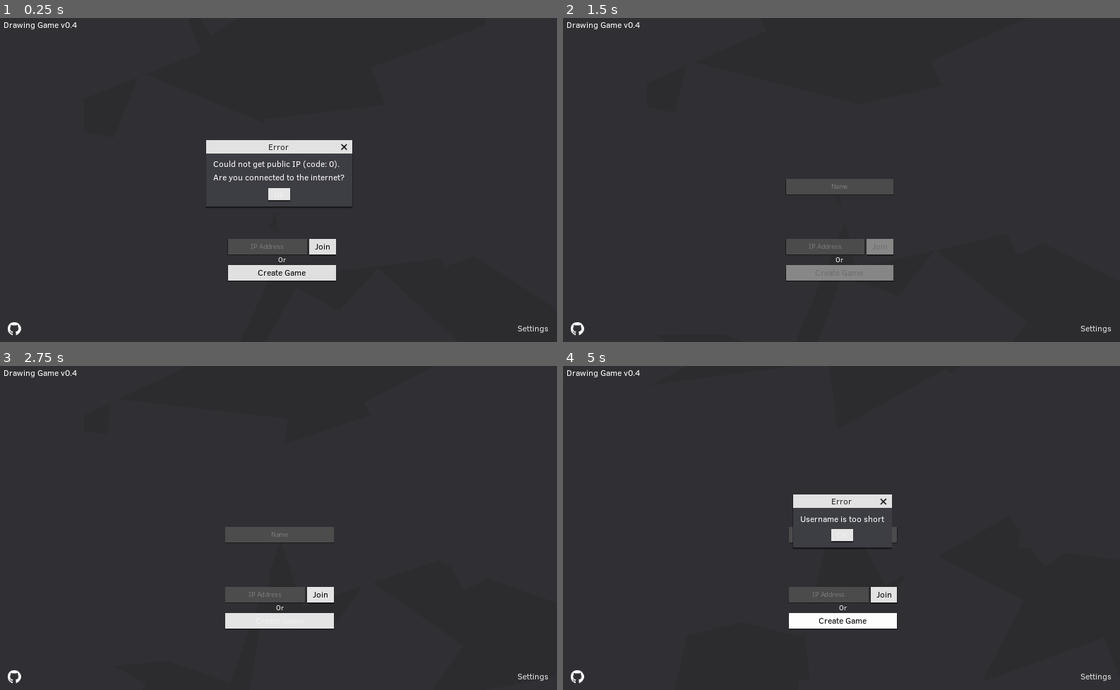
Above: before the commit, frames 1-4 (two rows, left to right).
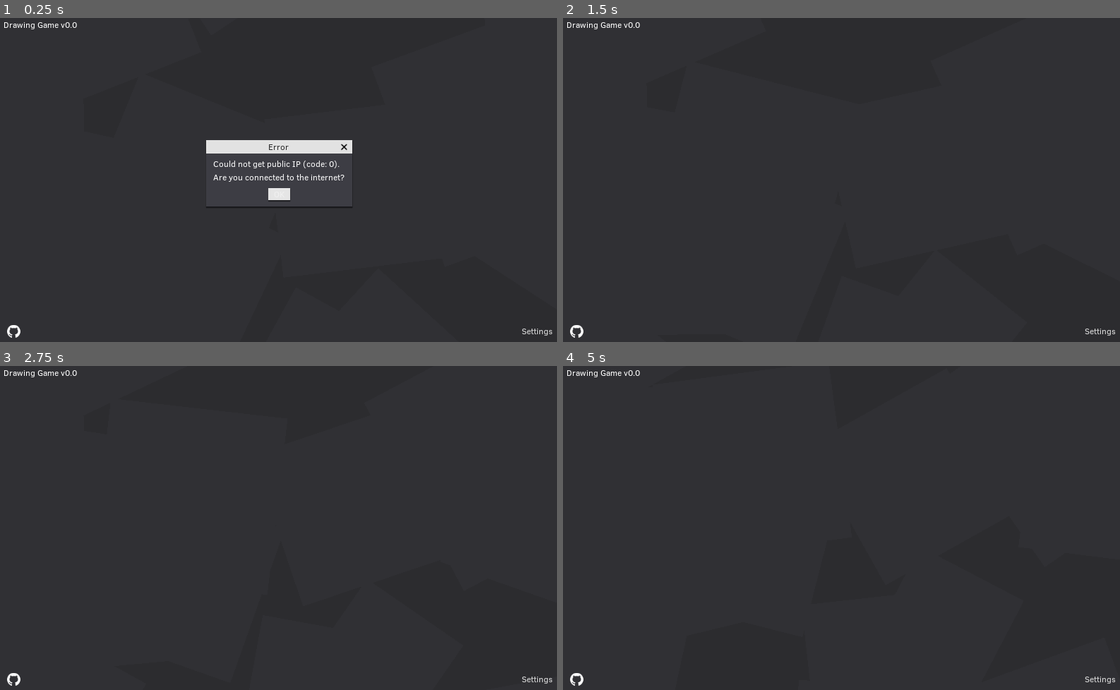
Above: after the commit, the same moments.

Repository: rednir/DrawingGame
Game: Godot game, scene res://Scenes/MainMenu.tscn
Two runs of this game, one before a commit and one after it. Both use one fixed random seed, a clock stepped at 60 frames per second and the inputs below. Sound files missing from this copy of the repository are replaced by a short silence.
Inputs (mouse positions are in pixels of both pictures, inside the frame that each line leads up to):
- Up to frame 1 (0.25 s): no input
- Up to frame 2 (1.5 s): click "OK" at 0.5 s; click (841, 273) at 1.25 s, where only the run before the commit has a clickable "Create Game"
- Up to frame 3 (2.75 s): click (278, 534) at 2 s, where only the run before the commit has a clickable "OK"
- Up to frame 4 (5 s): click (841, 621) at 2.75 s, where only the run before the commit has a clickable "Create Game"; click (841, 534) at 3.5 s, where only the run before the commit has a clickable "OK"; click (841, 621) at 4.25 s, where only the run before the commit has a clickable "Create Game"

The runs differ from the first frame. In frame 1, 2.0% of the frame differs, in the area x 1-100%, y 1-99%; in frame 2, 2.9%; in frame 3, 3.0%; in frame 4, 3.0%.
Error after the commit: Attempt to call function 'connect' in base 'null instance' on a null instance. (res://Scripts/MainMenu/MainMenu.gd:22)

Commit message:
put bottom buttons in container

Diff:
--- a/Scenes/MainMenu.tscn
+++ b/Scenes/MainMenu.tscn
@@ -99,9 +99,6 @@
 "values": [ Color( 1, 1, 1, 1 ), Color( 1, 1, 1, 0 ) ]
 }
 
-[sub_resource type="DynamicFont" id=12]
-font_data = ExtResource( 6 )
-
 [sub_resource type="DynamicFont" id=13]
 font_data = ExtResource( 6 )
 
@@ -116,6 +113,9 @@
 [sub_resource type="StyleBoxEmpty" id=18]
 
 [sub_resource type="StyleBoxEmpty" id=14]
+
+[sub_resource type="DynamicFont" id=12]
+font_data = ExtResource( 6 )
 
 [node name="MainMenuControl" type="Control"]
 anchor_right = 1.0
@@ -236,18 +236,6 @@
 anims/in = SubResource( 10 )
 anims/out = SubResource( 11 )
 
-[node name="ButtonSettings" type="LinkButton" parent="."]
-margin_left = 942.5
-margin_top = 560.0
-margin_right = 1002.5
-margin_bottom = 583.0
-custom_fonts/font = SubResource( 12 )
-text = "Settings"
-underline = 1
-__meta__ = {
-"_edit_use_anchors_": false
-}
-
 [node name="TextGameInfo" type="RichTextLabel" parent="."]
 margin_left = 12.0
 margin_top = 10.0
@@ -259,13 +247,23 @@
 "_edit_use_anchors_": false
 }
 
-[node name="ButtonGithub" type="Button" parent="."]
-margin_left = 19.0
-margin_top = 556.0
-margin_right = 43.0
-margin_bottom = 588.0
+[node name="BottomButtonsContainer" type="HSplitContainer" parent="."]
+margin_left = 18.0
+margin_top = 557.0
+margin_right = 1007.0
+margin_bottom = 597.0
+__meta__ = {
+"_edit_use_anchors_": false
+}
+
+[node name="ButtonGithub" type="Button" parent="BottomButtonsContainer"]
+margin_top = 8.0
+margin_right = 24.0
+margin_bottom = 32.0
 hint_tooltip = "Open Github"
 mouse_default_cursor_shape = 2
+size_flags_horizontal = 0
+size_flags_vertical = 4
 custom_styles/hover = SubResource( 19 )
 custom_styles/pressed = SubResource( 20 )
 custom_styles/focus = SubResource( 17 )
@@ -275,3 +273,17 @@
 __meta__ = {
 "_edit_use_anchors_": false
 }
+
+[node name="ButtonSettings" type="LinkButton" parent="BottomButtonsContainer"]
+margin_left = 929.0
+margin_top = 8.0
+margin_right = 989.0
+margin_bottom = 31.0
+size_flags_horizontal = 8
+size_flags_vertical = 4
+custom_fonts/font = SubResource( 12 )
+text = "Settings"
+underline = 1
+__meta__ = {
+"_edit_use_anchors_": false
+}
